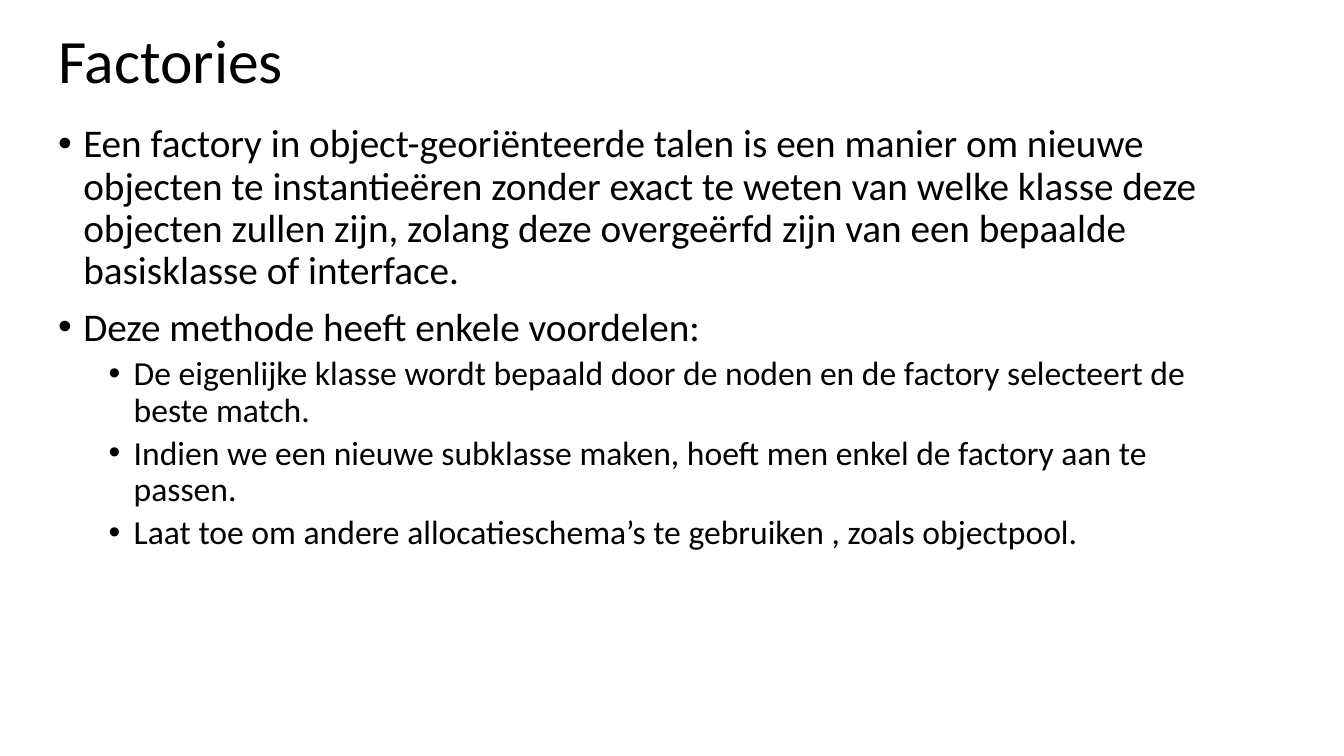
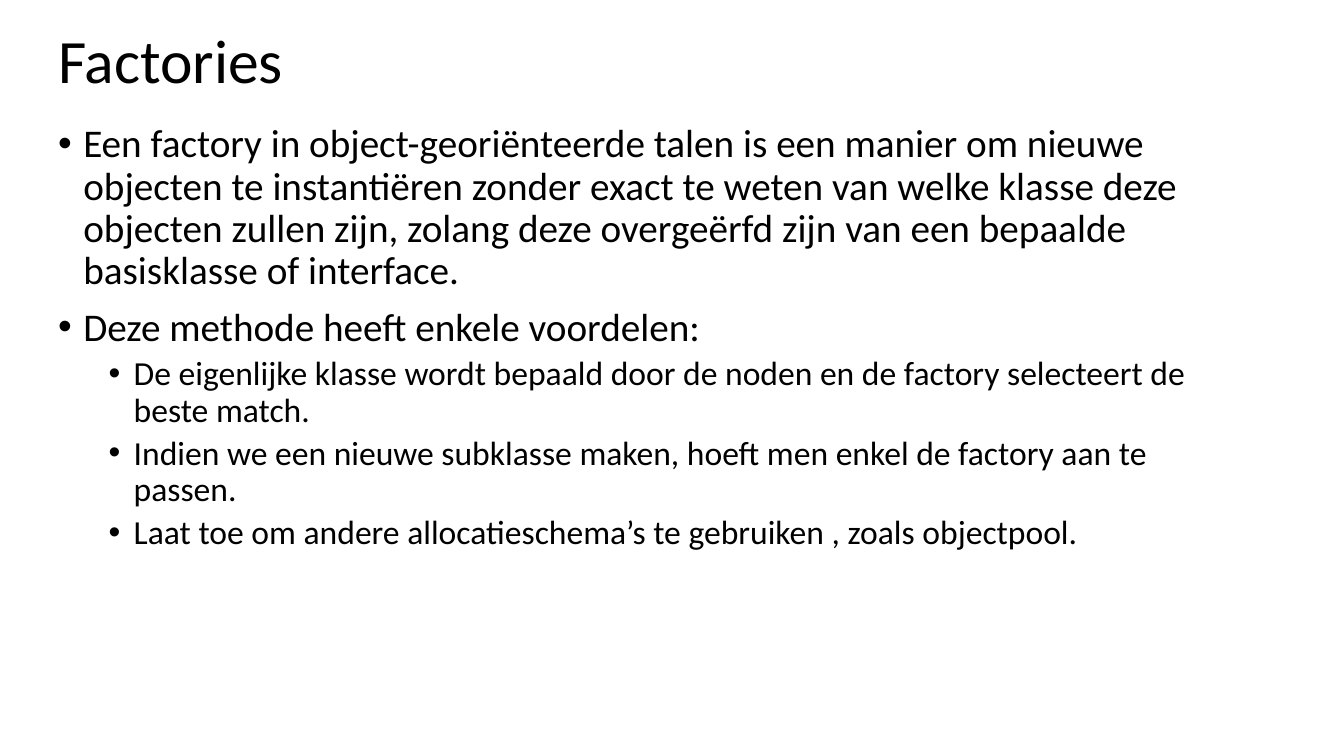
Before and after one commit to filipgeens/Syntra2021, a slide deck: slide 10 of Cursus/CSharp-Patterns.pptx. Drawn at 1344x756 pixels with LibreOffice and Linux fonts; fonts in the diff are those of the drawing. Boxes give left, top, right and bottom in pixels: in the first picture for what was removed or moved away, otherwise in the second. Text is boxed around its words. In the diff, an @@ line names an element or a change of style, - is before the commit and + after.

Commit message:
Powerpoint changes in design patterns

```diff
--- a/Cursus/CSharp-Patterns.pptx
+++ b/Cursus/CSharp-Patterns.pptx
@@ text at box(83, 129, 1177, 285): text changed @@
-• Een factory in object-georiënteerde talen is een manier om nieuwe objecten te instantieëren zonder exact te weten van welke klasse deze objecten zullen zijn, zolang deze overgeërfd zijn van een bepaalde basisklasse of interface.
+• Een factory in object-georiënteerde talen is een manier om nieuwe objecten te instantiëren zonder exact te weten van welke klasse deze objecten zullen zijn, zolang deze overgeërfd zijn van een bepaalde basisklasse of interface.
```
Also in this commit, not shown: 1 other file.
